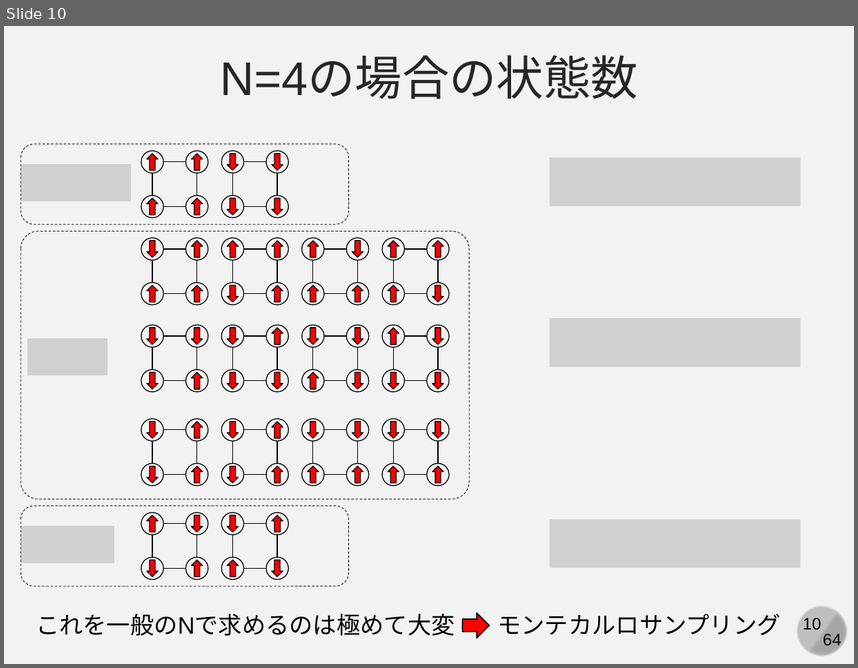
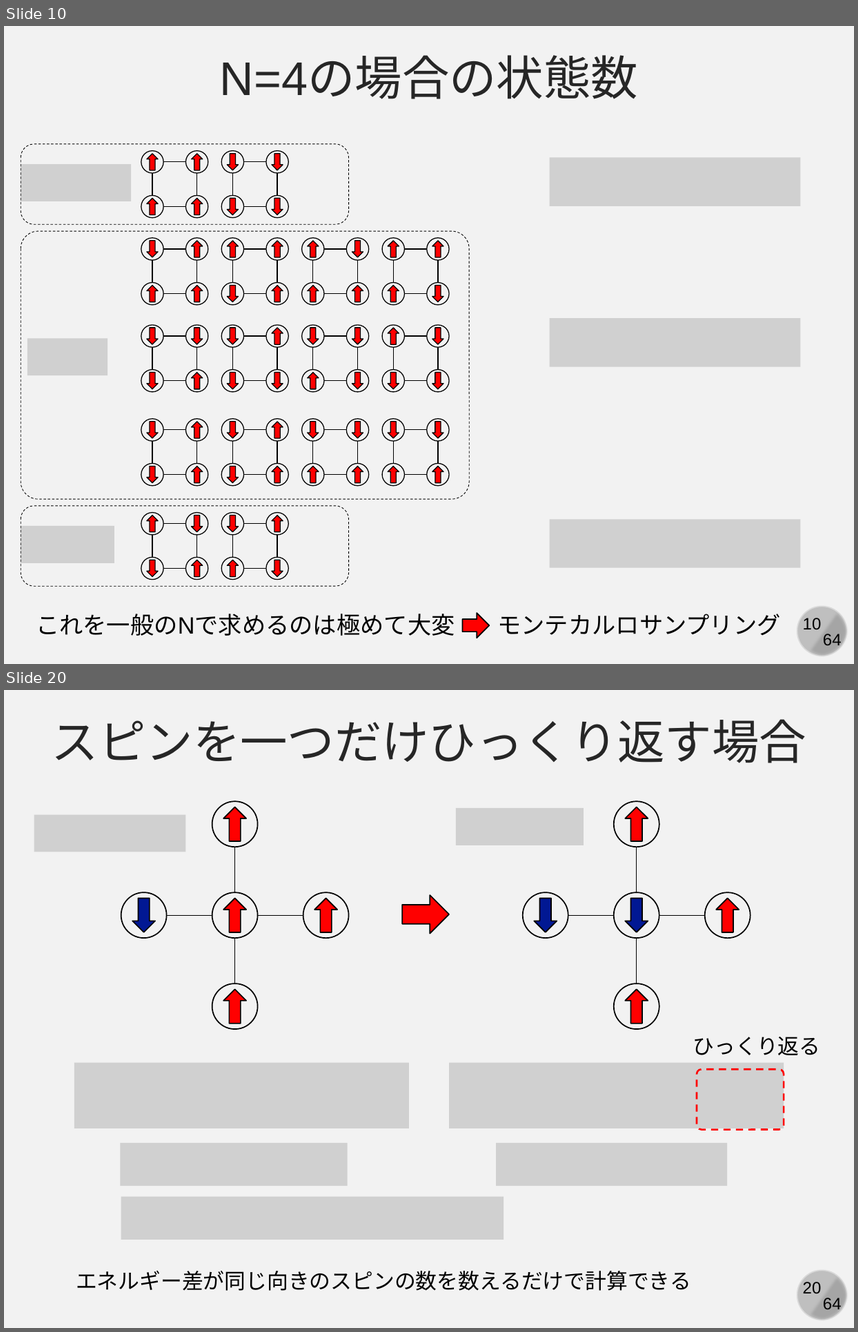
Before and after one commit to kaityo256/simulation_engineering, a slide deck: 04_mc_advanced/simulation04.pptx. Shown one above the other, each under a label of ours: slide 10 before the commit, slides 10 and 20 after it; the slides between them are not shown. The pictures are 858x668 and 858x1332 pixels, drawn with LibreOffice and Linux fonts; fonts in the diff are those of the drawing; grey boxes stand for pictures. Boxes give left, top, right and bottom in pixels: in the first picture for what was removed or moved away, otherwise in the second. Text is boxed around its words. In the diff, an @@ line names an element or a change of style, - is before the commit and + after.

```diff
--- a/04_mc_advanced/simulation04.pptx
+++ b/04_mc_advanced/simulation04.pptx
@@ slide 20 added at bbox=[4, 690, 854, 1328], background #F2F2F2; not listed: 4 template elements that a slide beside it also shows @@
@@ text added at bbox=[52, 719, 806, 763], 40 pt, text #262626 @@
+スピンを一つだけひっくり返す場合
@@ picture added at bbox=[455, 808, 583, 845] @@
@@ picture added at bbox=[34, 815, 185, 852] @@
@@ right arrow added at bbox=[403, 895, 450, 933], fill #FF0000, outline #000000 1 pt @@
@@ group added at bbox=[121, 801, 349, 1029]: 5 ellipses, 5 down arrows, 4 lines @@
@@ group added at bbox=[523, 801, 751, 1029]: 5 ellipses, 5 down arrows, 4 lines @@
@@ text added at bbox=[693, 1036, 821, 1055], 18 pt, text #000000 @@
+ひっくり返る
@@ picture added at bbox=[74, 1063, 410, 1127] @@
@@ picture added at bbox=[450, 1063, 784, 1127] @@
@@ rounded rectangle added at bbox=[697, 1069, 784, 1130], outline #FF0000 1.5 pt dashed @@
@@ picture added at bbox=[121, 1142, 348, 1185] @@
@@ picture added at bbox=[496, 1142, 727, 1185] @@
@@ picture added at bbox=[121, 1196, 504, 1239] @@
@@ text added at bbox=[76, 1270, 691, 1290], 18 pt, text #000000 @@
+エネルギー差が同じ向きのスピンの数を数えるだけで計算できる
```
Also in this commit, not shown: 1 slide changed, 14 other slides added.
